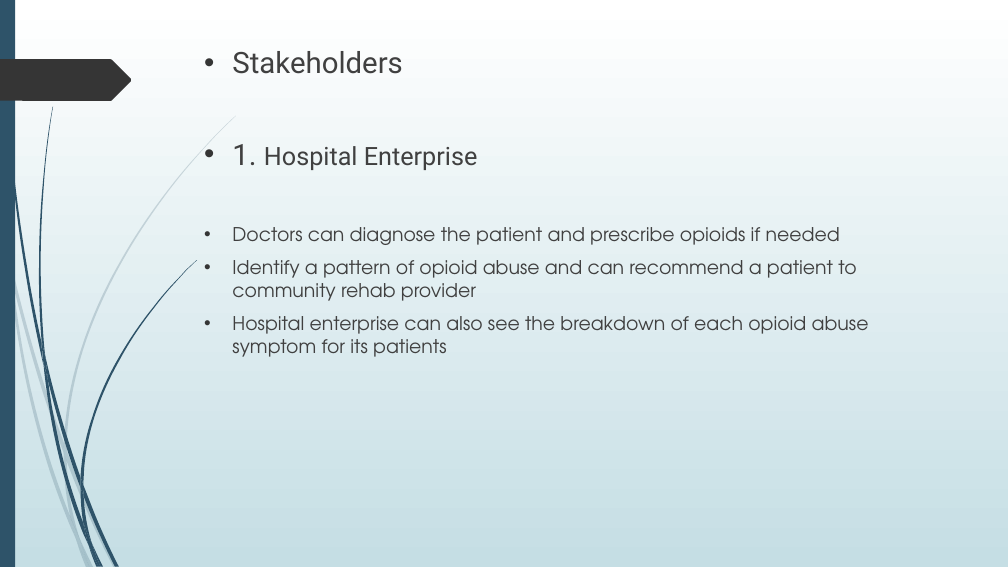
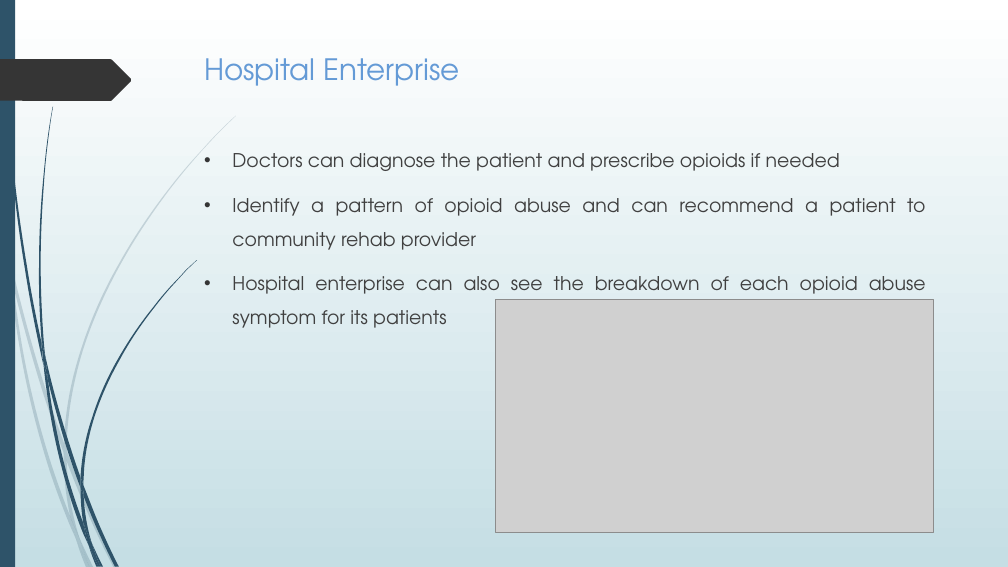
Before and after one commit to shrican/ecosystem-approach-to-opioid-crisis, a slide deck: slide 4 of Ecosystem approach to Opioid Crisis.pptx (slide 3 before the commit). Drawn at 1008x567 pixels with LibreOffice and Linux fonts; fonts in the diff are those of the drawing; grey boxes stand for pictures. Boxes give left, top, right and bottom in pixels: in the first picture for what was removed or moved away, otherwise in the second. Text is boxed around its words. In the diff, an @@ line names an element or a change of style, - is before the commit and + after.

```diff
--- a/Ecosystem approach to Opioid Crisis.pptx
+++ b/Ecosystem approach to Opioid Crisis.pptx
@@ text "Hospital Enterprise": place and size @@
-text "Hospital Enterprise" at [232,51,869,357]
+text "Hospital Enterprise" at [204,58,926,328]
@@ text at [204,58,460,86]: text changed; size 24 to 28 pt; font Roboto to TeX Gyre Adventor; text colour #404040 to #649AD6 @@
-• Stakeholders
-• 1. Hospital Enterprise
+Hospital Enterprise
@@ text at [232,153,926,328]: alignment left to justified; line spacing 1 to 1.5 @@
@@ picture added at [495,299,934,532] @@
```
Also in this commit, not shown: 3 other slides changed, 11 slides added, 5 slides removed, 4 other files.
